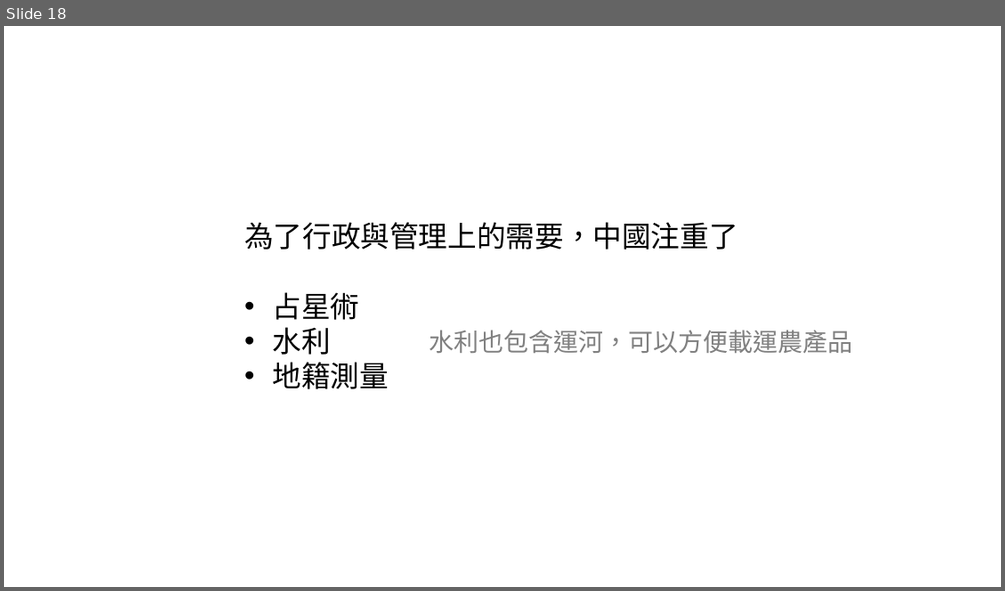
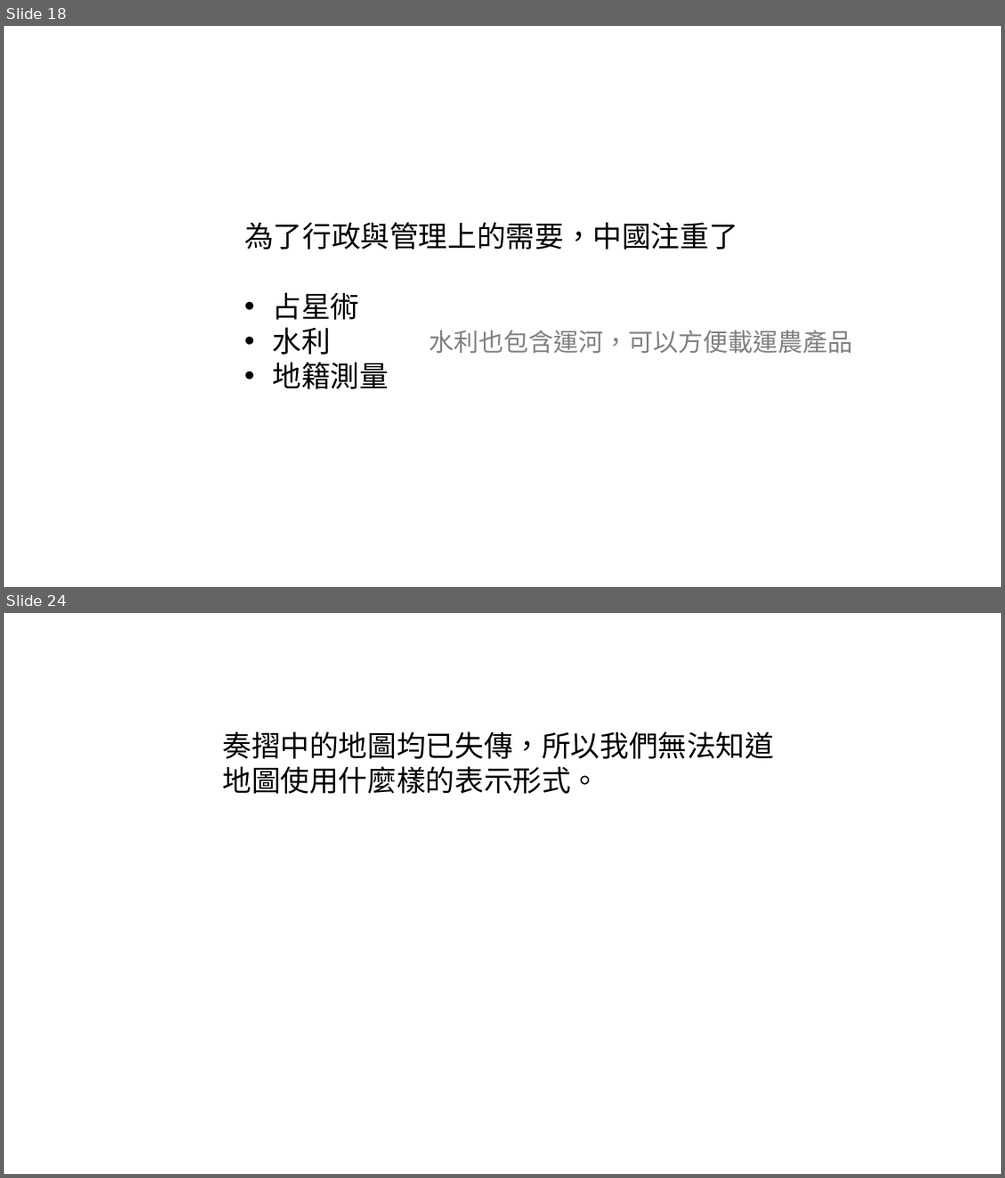
Before and after one commit to LittleD3092/My-Vault, a slide deck: 地圖/大地的量度.pptx. Shown one above the other, each under a label of ours: slide 18 before the commit, slides 18 and 24 after it; the slides between them are not shown. The pictures are 1005x591 and 1005x1178 pixels, drawn with LibreOffice and Linux fonts; fonts in the diff are those of the drawing. Boxes give left, top, right and bottom in pixels: in the first picture for what was removed or moved away, otherwise in the second. Text is boxed around its words. In the diff, an @@ line names an element or a change of style, - is before the commit and + after.

```diff
--- a/地圖/大地的量度.pptx
+++ b/地圖/大地的量度.pptx
@@ slide 24 added at box(4, 613, 1001, 1174), background #FFFFFF @@
@@ text added at box(222, 731, 774, 794), 28 pt, text #000000 @@
+奏摺中的地圖均已失傳，所以我們無法知道地圖使用什麼樣的表示形式。
```
Also in this commit, not shown: 2 slides changed, 99 other slides added.
